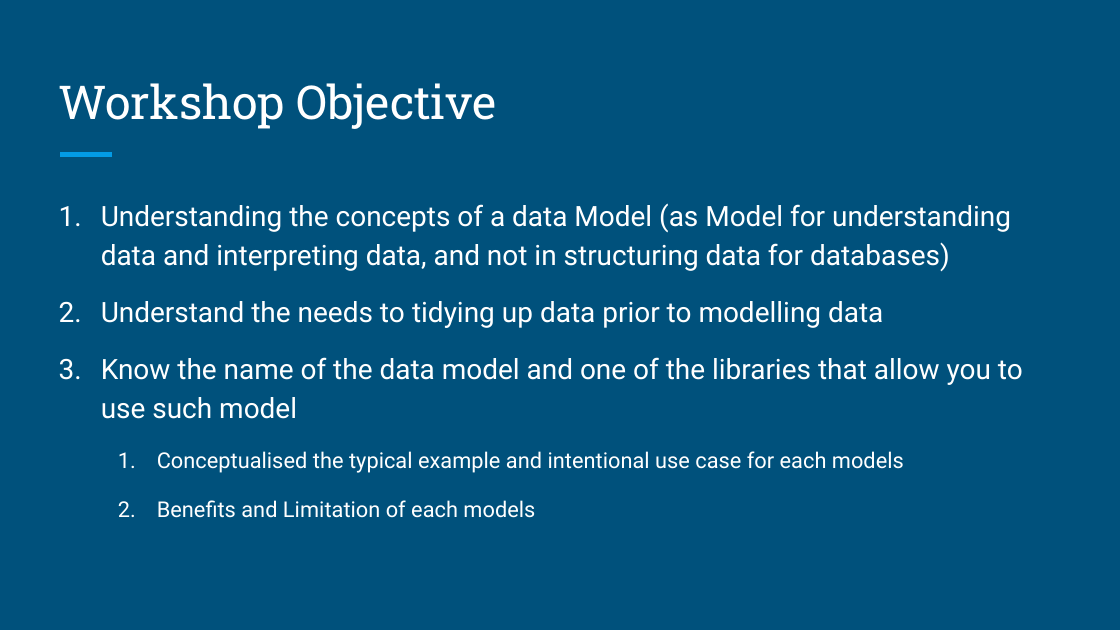
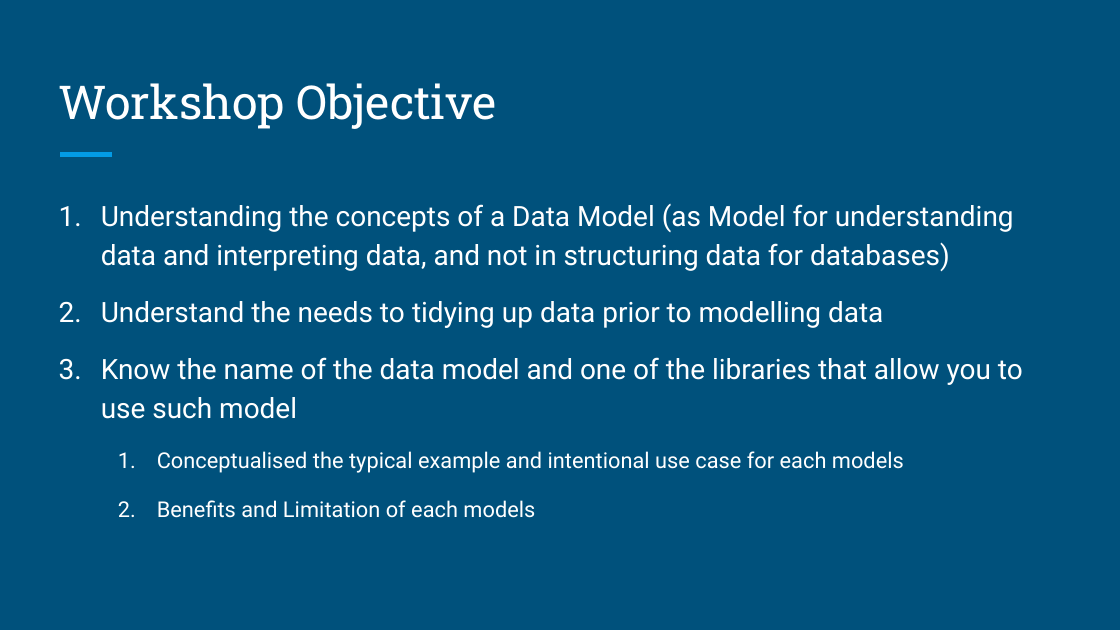
Before and after one commit to brandonyph/APB-Workshop-DataAnalyticsEssentials, a slide deck: slide 2 of Week7-Model-Basics-Building/Week 7-Model Basics and Building.pptx. Drawn at 1120x630 pixels with LibreOffice and Linux fonts; fonts in the diff are those of the drawing. Boxes give left, top, right and bottom in pixels: in the first picture for what was removed or moved away, otherwise in the second. Text is boxed around its words. In the diff, an @@ line names an element or a change of style, - is before the commit and + after.

```diff
--- a/Week7-Model-Basics-Building/Week 7-Model Basics and Building.pptx
+++ b/Week7-Model-Basics-Building/Week 7-Model Basics and Building.pptx
@@ text at (101, 204, 1014, 271): text changed @@
-1. Understanding the concepts of a data Model (as Model for understanding data and interpreting data, and not in structuring data for databases)
+1. Understanding the concepts of a Data Model (as Model for understanding data and interpreting data, and not in structuring data for databases)
```
Also in this commit, not shown: 1 other slide changed, 1 other file.
